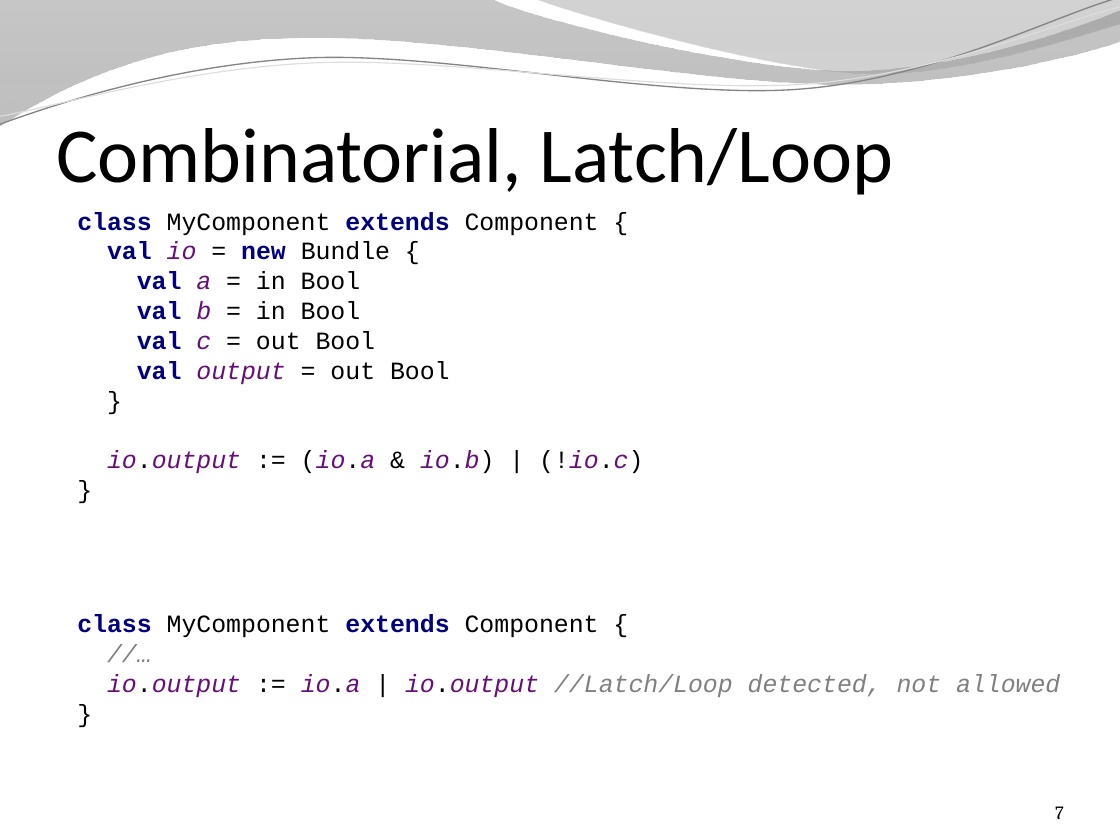
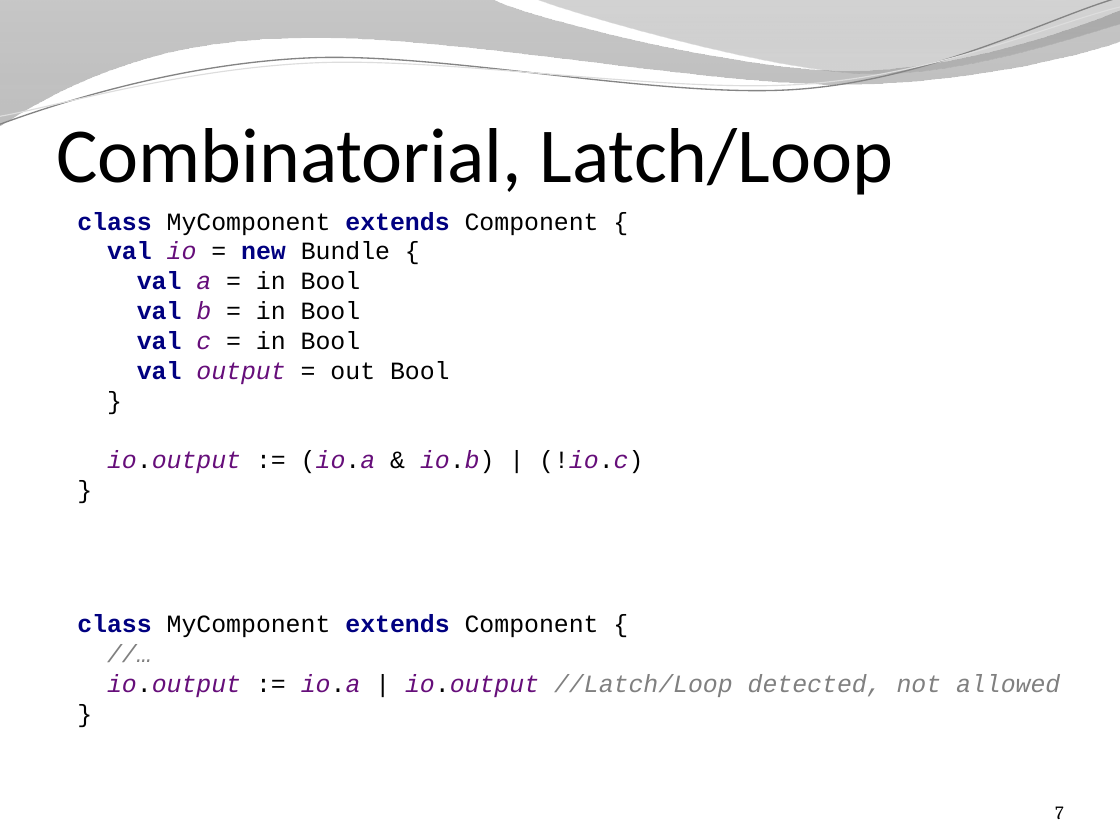
Before and after one commit to SpinalHDL/SpinalDoc, a slide deck: slide 7 of presentation/en/presentaion.pptx. Drawn at 1120x840 pixels with LibreOffice and Linux fonts; fonts in the diff are those of the drawing; background and template pictures are left out. Boxes give left, top, right and bottom in pixels: in the first picture for what was removed or moved away, otherwise in the second. Text is boxed around its words. In the diff, an @@ line names an element or a change of style, - is before the commit and + after.

```diff
--- a/presentation/en/presentaion.pptx
+++ b/presentation/en/presentaion.pptx
@@ text at (77, 212, 643, 473): text changed @@
-class MyComponent extends Component {
-val io = new Bundle {
-val a = in Bool
-val b = in Bool
-val c = out Bool
-val output = out Bool
-}
-io.output := (io.a & io.b) | (!io.c)
-}
+class MyComponent extends Component {
+val io = new Bundle {
+val a = in Bool
+val b = in Bool
+val c = in Bool
+val output = out Bool
+}
+io.output := (io.a & io.b) | (!io.c)
+}
```
Also in this commit, not shown: 1 slide added, 1 other file.
